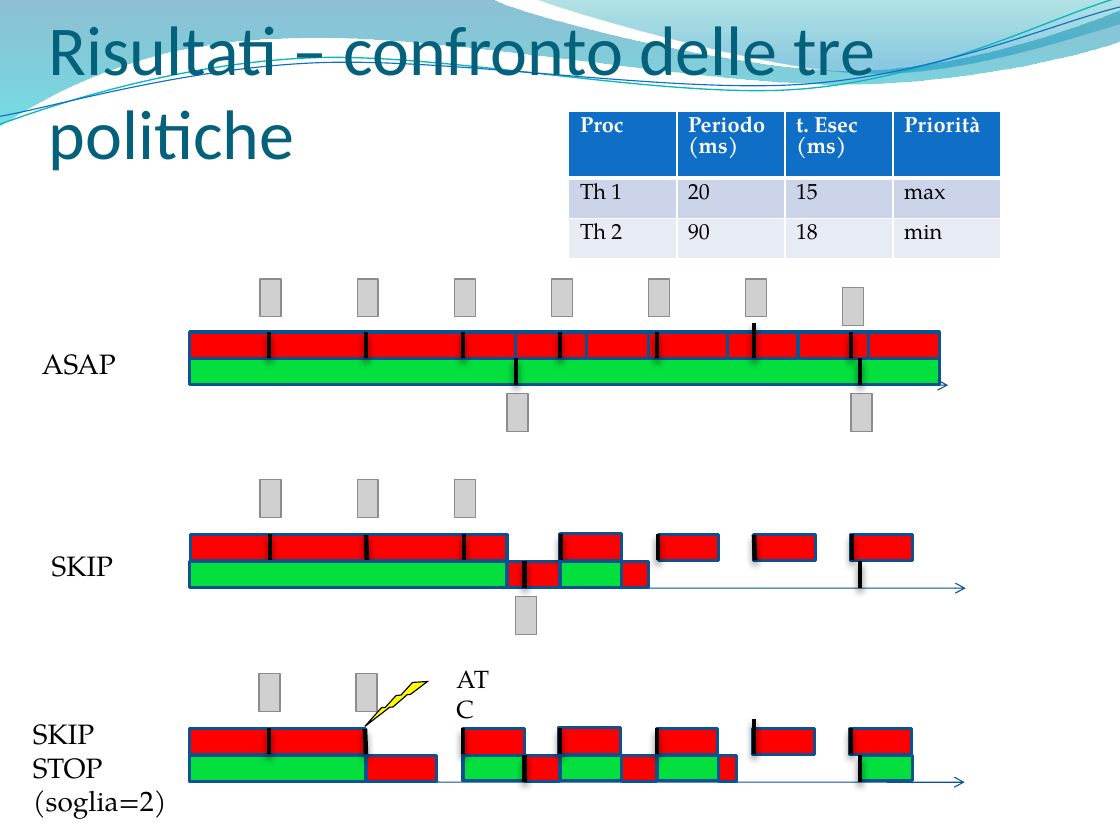
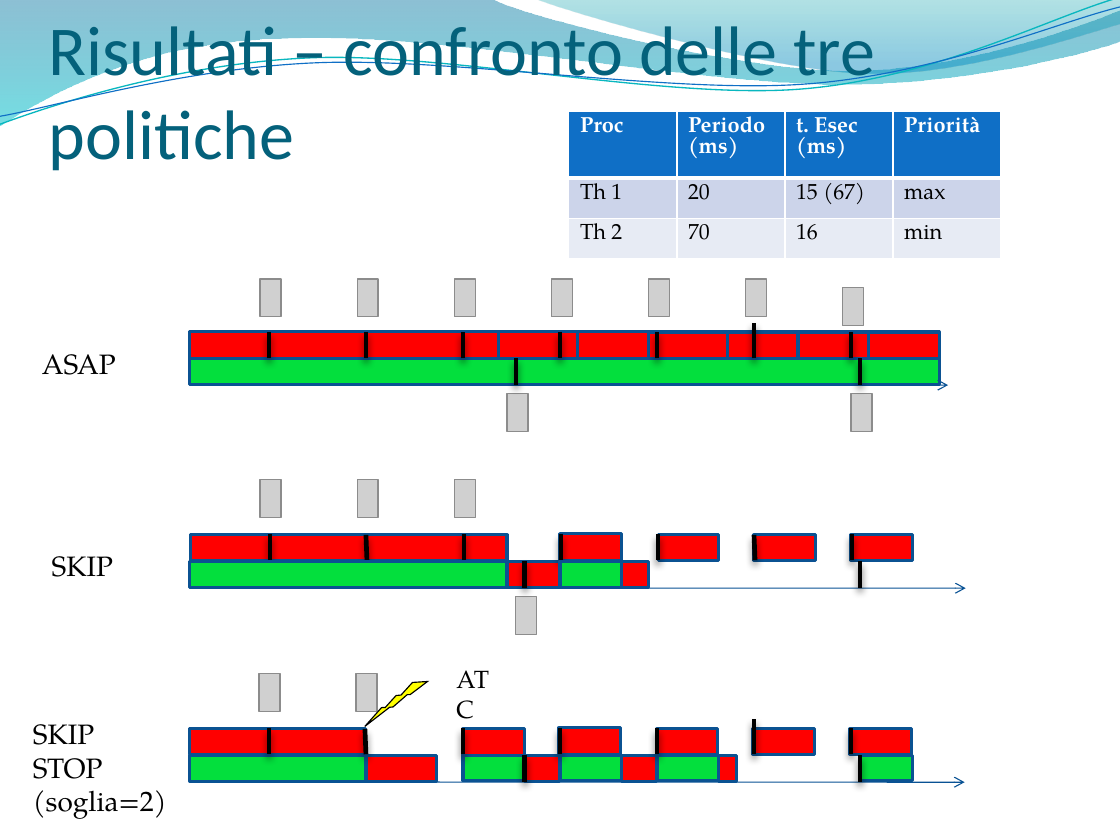
Before and after one commit to marconanni/provejavarealtime, a slide deck: slide 22 of SolarisNetBeansProjects/parti tesi/bozza presentazione.pptx. Drawn at 1120x840 pixels with LibreOffice and Linux fonts; fonts in the diff are those of the drawing; grey boxes stand for pictures; background and template pictures are left out. Boxes give left, top, right and bottom in pixels: in the first picture for what was removed or moved away, otherwise in the second. Text is boxed around its words. In the diff, an @@ line names an element or a change of style, - is before the commit and + after.

```diff
--- a/SolarisNetBeansProjects/parti tesi/bozza presentazione.pptx
+++ b/SolarisNetBeansProjects/parti tesi/bozza presentazione.pptx
@@ table at [569, 111, 999, 259] @@
-row 2, column 3: 15
+row 2, column 3: 15 (67)
-row 3, column 2: 90
+row 3, column 2: 70
-row 3, column 3: 18
+row 3, column 3: 16
@@ rectangle: place and size @@
-rectangle at [189, 332, 524, 358]
+rectangle at [189, 332, 498, 358]
@@ rectangle: place and size @@
-rectangle at [516, 332, 587, 358]
+rectangle at [498, 332, 578, 358]
@@ rectangle: place and size @@
-rectangle at [587, 332, 648, 358]
+rectangle at [578, 332, 648, 358]
```
Also in this commit, not shown: 10 other slides changed, 2 other files.
